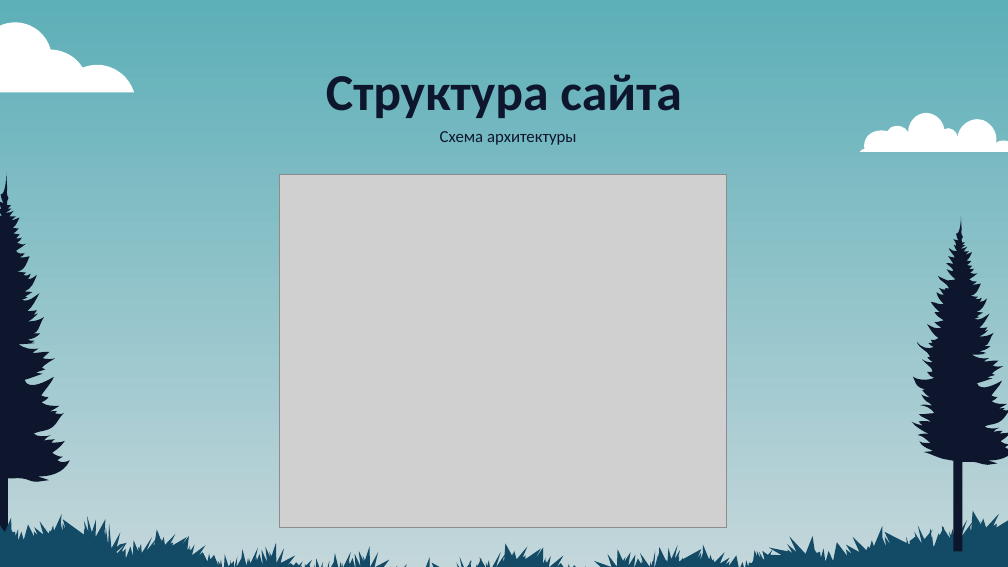
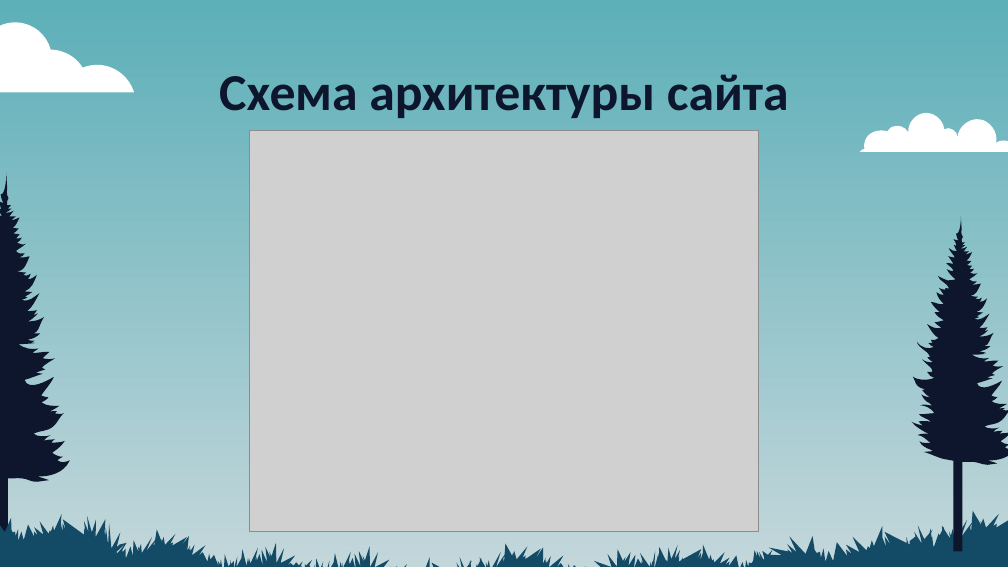
Before and after one commit to pepukcoder/peakish, a slide deck: slide 6 of report/Презентация_диплом_ООП_Апанасенко_Владислав_ПКС-2-23.pptx. Drawn at 1008x567 pixels with LibreOffice and Linux fonts; fonts in the diff are those of the drawing; grey boxes stand for pictures. Boxes give left, top, right and bottom in pixels: in the first picture for what was removed or moved away, otherwise in the second. Text is boxed around its words. In the diff, an @@ line names an element or a change of style, - is before the commit and + after.

```diff
--- a/report/Презентация_диплом_ООП_Апанасенко_Владислав_ПКС-2-23.pptx
+++ b/report/Презентация_диплом_ООП_Апанасенко_Владислав_ПКС-2-23.pptx
@@ title at bbox=[219, 74, 789, 118]: text changed @@
-Структура сайта
+Схема архитектуры сайта
@@ picture: place and size @@
-picture at bbox=[279, 174, 727, 527]
+picture at bbox=[250, 130, 759, 531]
@@ text removed at bbox=[440, 131, 577, 145] @@
-Схема архитектуры
```
Also in this commit, not shown: 4 other slides changed, 3 other files.
